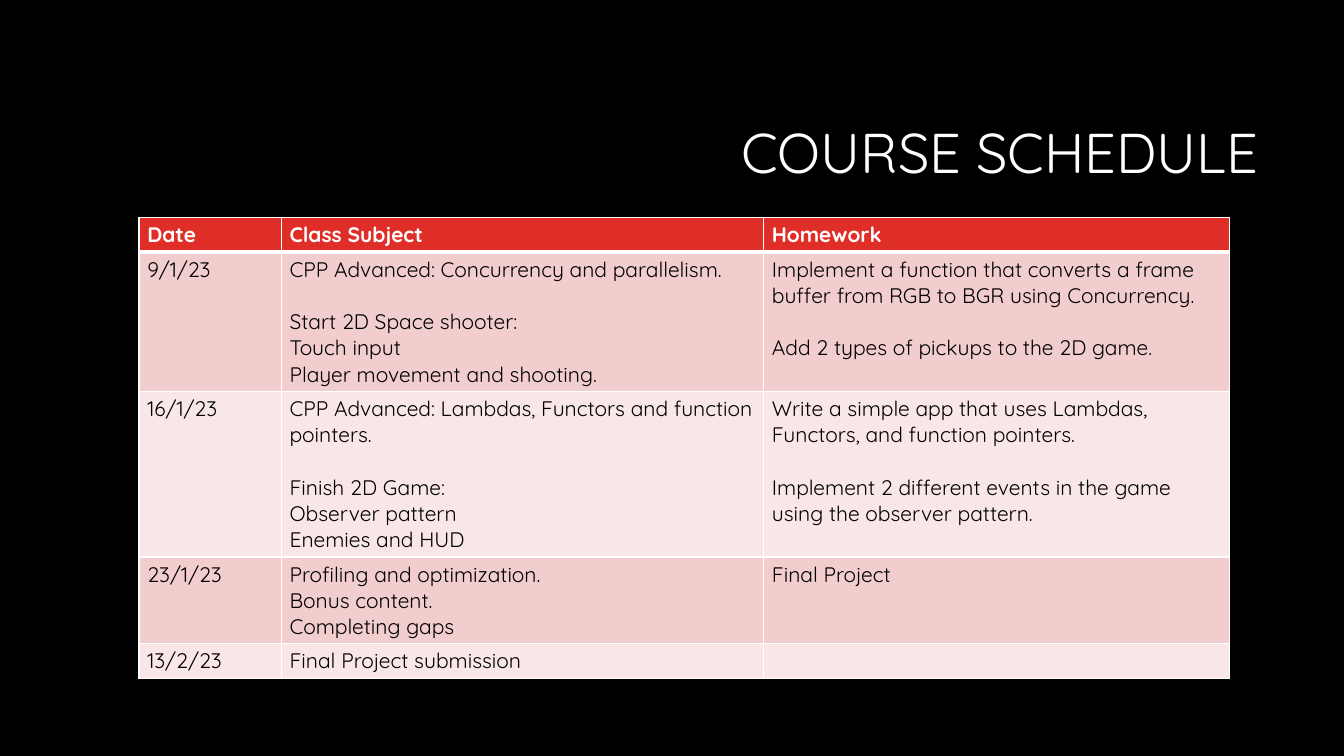
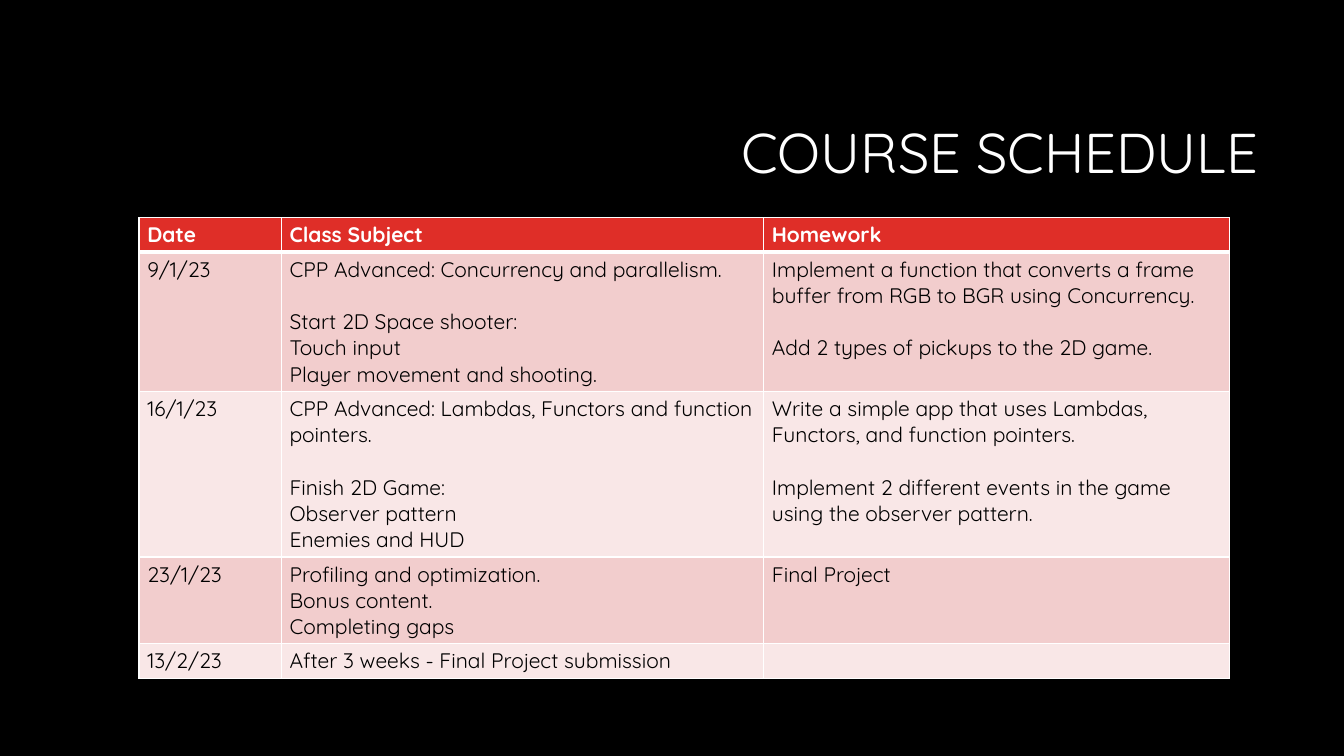
Before and after one commit to shachash1984/Tiltan_UnrealEngineCourse, a slide deck: slide 17 of Classes/Class_1/Course_Syllabus.pptx. Drawn at 1344x756 pixels with LibreOffice and Linux fonts; fonts in the diff are those of the drawing; background and template pictures are left out. Boxes give left, top, right and bottom in pixels: in the first picture for what was removed or moved away, otherwise in the second. Text is boxed around its words. In the diff, an @@ line names an element or a change of style, - is before the commit and + after.

```diff
--- a/Classes/Class_1/Course_Syllabus.pptx
+++ b/Classes/Class_1/Course_Syllabus.pptx
@@ table at [139, 218, 1229, 689] @@
-row 5, column 2: Final Project submission
+row 5, column 2: After 3 weeks - Final Project submission
```
Also in this commit, not shown: 15 other files.
